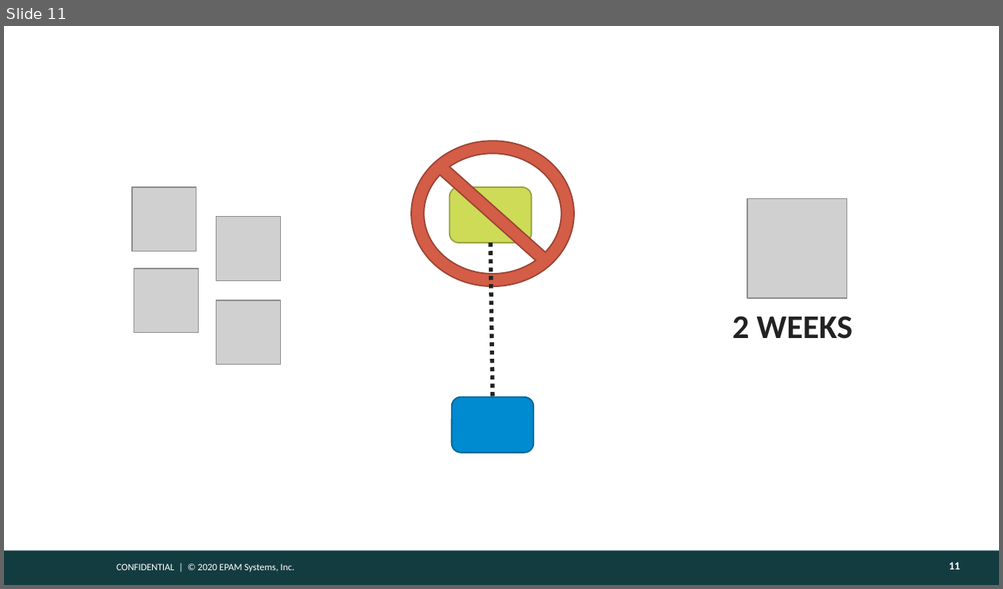
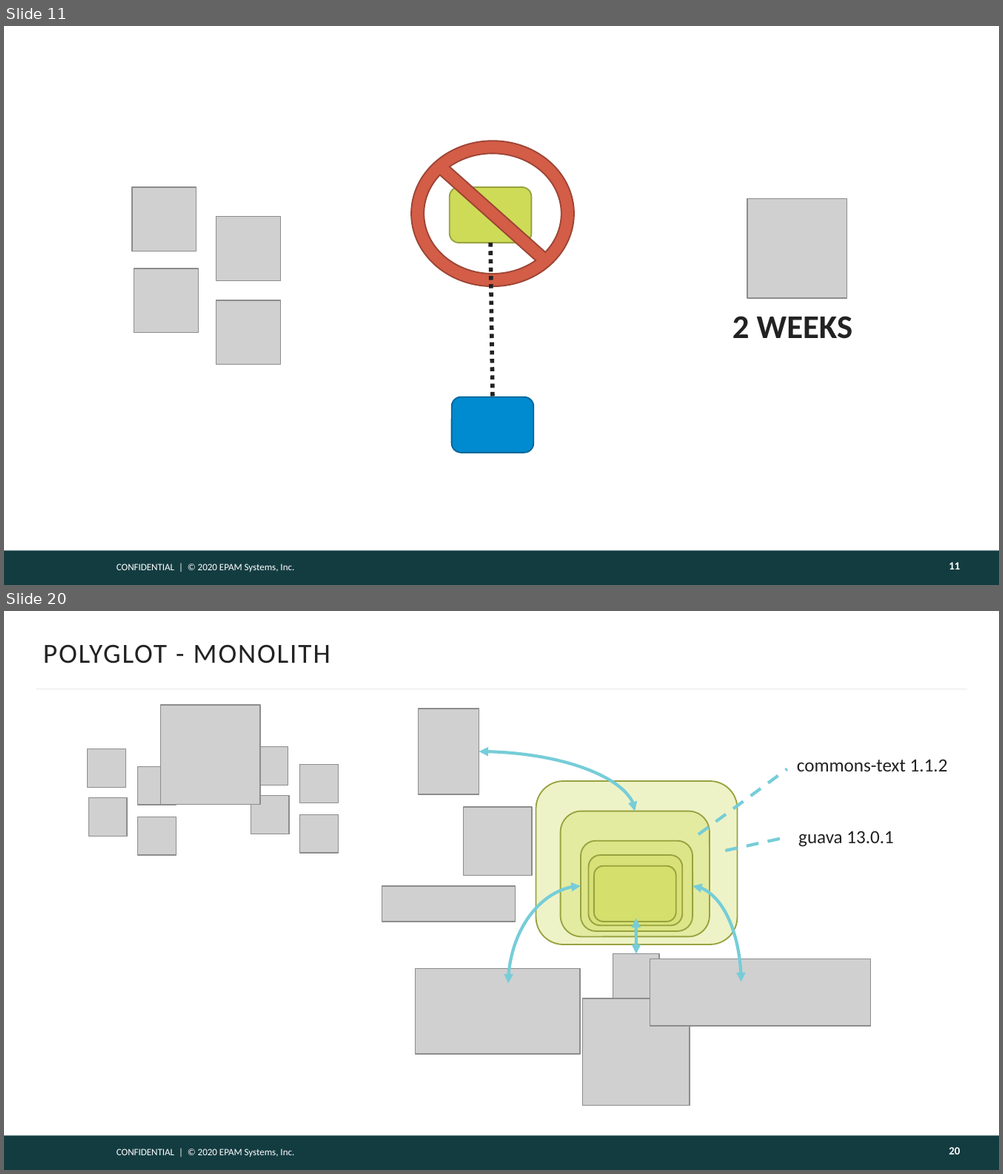
Before and after one commit to gitaroktato/introduction-to-microservices, a slide deck: lecture_2_monolith_vs_microservices.pptx. Shown one above the other, each under a label of ours: slide 11 before the commit, slides 11 and 20 after it; the slides between them are not shown. The pictures are 1003x589 and 1003x1174 pixels, drawn with LibreOffice and Linux fonts; fonts in the diff are those of the drawing; grey boxes stand for pictures; background and template pictures are left out. Boxes give left, top, right and bottom in pixels: in the first picture for what was removed or moved away, otherwise in the second. Text is boxed around its words. In the diff, an @@ line names an element or a change of style, - is before the commit and + after.

Commit message:
Added lecture 2

```diff
--- a/lecture_2_monolith_vs_microservices.pptx
+++ b/lecture_2_monolith_vs_microservices.pptx
@@ slide 20 added at [4,611,999,1170], background #FFFFFF; not listed: 2 template elements that a slide beside it also shows @@
@@ title added at [43,644,330,664], 20 pt, text #222222 @@
+POLYGLOT - MONOLITH
@@ line added from (36, 689) to (967, 689), #F5F5F5 1.5 pt @@
@@ picture added at [161,704,261,804] @@
@@ picture added at [418,709,478,794] @@
@@ curved double arrow added from (478, 752) to (634, 811), #76CDD8 2.25 pt @@
@@ text added at [797,759,948,772], 13.5 pt, text #222222 @@
+commons-text 1.1.2
@@ line added from (698, 834) to (787, 769), #76CDD8 2.25 pt dashed @@
@@ picture added at [464,807,532,876] @@
@@ group added at [88,749,176,856]: 4 pictures @@
@@ group added at [250,747,338,854]: 4 pictures @@
@@ text added at [798,831,893,847], 13.5 pt, text #222222 @@
+guava 13.0.1
@@ line added from (725, 851) to (788, 837), #76CDD8 2.25 pt dashed @@
@@ picture added at [382,886,515,923] @@
@@ curved double arrow added from (508, 984) to (581, 886), #76CDD8 2.25 pt @@
@@ curved double arrow added from (741, 982) to (692, 886), #76CDD8 2.25 pt @@
@@ group added at [536,781,737,1010]: 5 rounded rectangles, 1 picture, 1 curved double arrow @@
@@ picture added at [649,959,871,1027] @@
@@ picture added at [415,969,580,1054] @@
@@ picture added at [582,999,688,1105] @@
@@ page number added at [948,1147,959,1155], 8 pt, text #FEFEFE, bold @@
+20
```
Also in this commit, not shown: 20 other slides added, 1 other file.
